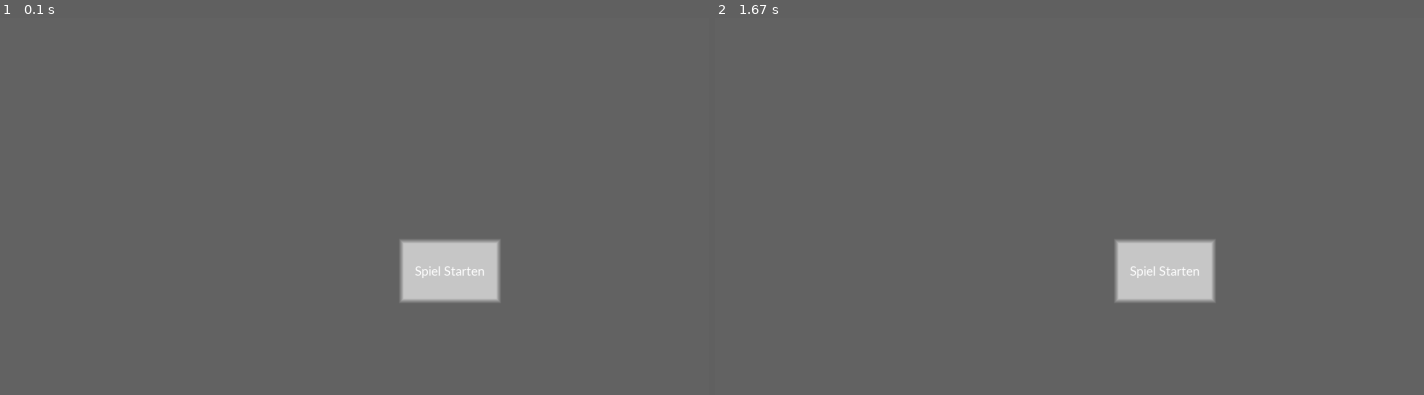
Above: before the commit, frames 1-2 (left to right).
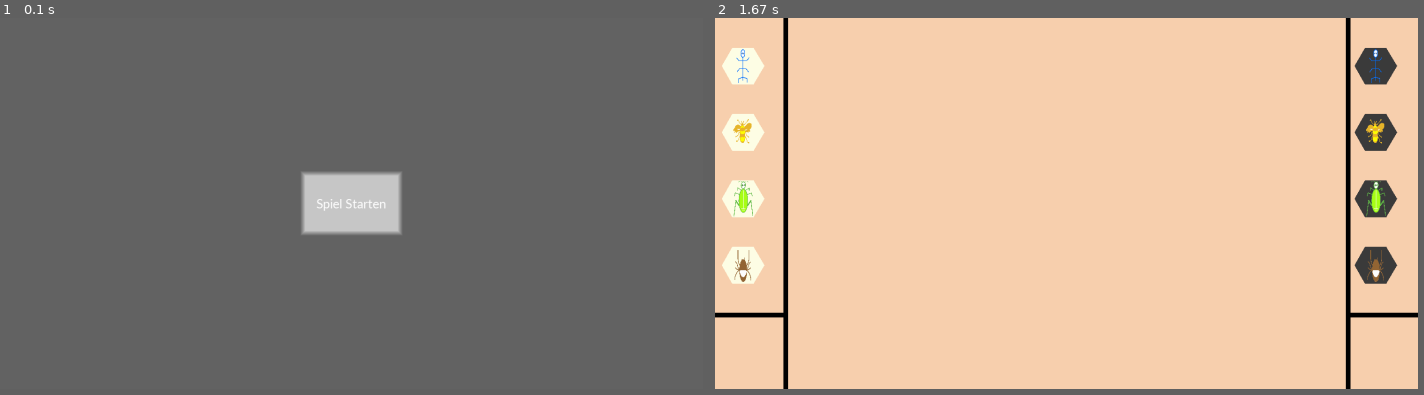
Above: after the commit, the same moments.

Repository: donnyhai/games
Game: pygame game, started from window.py
The game is run twice, just before and just after one commit, with the same random seed, the same clock (stepped at 60 frames per second) and the same inputs.
Inputs (mouse positions are in pixels of both pictures, inside the frame that each line leads up to):
- Up to frame 1 (0.1 s): no input
- Up to frame 2 (1.67 s): click (1069, 202) at 0.38 s
In our replay, the window is 900x506 before the commit and 703x371 after it. These sizes can differ from the game's own. Grey fills any space a smaller window leaves; there, only what the larger window draws over its background counts as a difference.

The runs differ from the first frame. In frame 1, 4.6% of the frame differs, in the area x 42-71%, y 40-76%; in frame 2, 97%, in the area x 0-100%, y 0-99%.

Commit message:
[S] 0109_1300

Diff:
--- a/creating_board.py
+++ b/creating_board.py
@@ -51,11 +51,23 @@
     frame_x_size = surface_width*0.1
     hexa_size = int(frame_x_size*0.3)
     y_distance = int((surface_height-4*hexa_size*3**(0.5))/5)
+    right_frame_translate = (surface_width*0.9, 0)
 
     ant_position = (frame_x_size*0.25, y_distance)
     hopper_position = (frame_x_size/4, 2*y_distance + hexa_size*3**(0.5))
     spider_position = (frame_x_size/4, 3*y_distance + 2*hexa_size*3**(0.5))
     bee_position = (frame_x_size/4, 4*y_distance + 3*hexa_size*3**(0.5))
+
+    if len(color) >= 4 and (sum(color) - color[3] <= 350):
+        ant_position = (ant_position[0] + right_frame_translate[0], ant_position[1] + right_frame_translate[1])
+        hopper_position = (hopper_position[0] + right_frame_translate[0], hopper_position[1] + right_frame_translate[1])
+        spider_position = (spider_position[0] + right_frame_translate[0], spider_position[1] + right_frame_translate[1])
+        bee_position = (bee_position[0] + right_frame_translate[0], bee_position[1] + right_frame_translate[1])
+    elif sum(color) <= 350:
+        ant_position = (ant_position[0] + right_frame_translate[0], ant_position[1] + right_frame_translate[1])
+        hopper_position = (hopper_position[0] + right_frame_translate[0], hopper_position[1] + right_frame_translate[1])
+        spider_position = (spider_position[0] + right_frame_translate[0], spider_position[1] + right_frame_translate[1])
+        bee_position = (bee_position[0] + right_frame_translate[0], bee_position[1] + right_frame_translate[1])
 
     #create/initialize one stone of each type
     ant = hs.hexagon_stone(hexa_size, surface, ant_position, "ant", color)
@@ -69,17 +81,30 @@
     spider.draw_stone(spider_position)
     bee.draw_stone(bee_position)
 
-def draw_insects_images(surface):
+def draw_insects_images(surface, color):
     surface_width = surface.get_width()
     surface_height = surface.get_height()*0.8
     frame_x_size = surface_width*0.1
     hexa_size = int(frame_x_size*0.3)
     y_distance = int((surface_height-4*hexa_size*3**(0.5))/5)
+    right_frame_translate = (surface_width*0.9, 0)
 
     ant_position = (frame_x_size*0.25, y_distance)
     hopper_position = (frame_x_size/4, 2*y_distance + hexa_size*3**(0.5))
     spider_position = (frame_x_size/4, 3*y_distance + 2*hexa_size*3**(0.5))
     bee_position = (frame_x_size/4, 4*y_distance + 3*hexa_size*3**(0.5))
+
+    #Translate the positions of the images/hexas if they are black
+    if len(color) >= 4 and (sum(color) - color[3] <= 350):
+        ant_position = (ant_position[0] + right_frame_translate[0], ant_position[1] + right_frame_translate[1])
+        hopper_position = (hopper_position[0] + right_frame_translate[0], hopper_position[1] + right_frame_translate[1])
+        spider_position = (spider_position[0] + right_frame_translate[0], spider_position[1] + right_frame_translate[1])
+        bee_position = (bee_position[0] + right_frame_translate[0], bee_position[1] + right_frame_translate[1])
+    elif sum(color) <= 350:
+        ant_position = (ant_position[0] + right_frame_translate[0], ant_position[1] + right_frame_translate[1])
+        hopper_position = (hopper_position[0] + right_frame_translate[0], hopper_position[1] + right_frame_translate[1])
+        spider_position = (spider_position[0] + right_frame_translate[0], spider_position[1] + right_frame_translate[1])
+        bee_position = (bee_position[0] + right_frame_translate[0], bee_position[1] + right_frame_translate[1])
 
     #loading the images
     ant_image = pygame.image.load(hive_paths[0])
@@ -100,6 +125,12 @@
     surface.blit(bee_image, bee_position)
 
 
+def create_all_stones(surface, white_color, black_color):
+    draw_insects_hexa(surface, white_color)
+    draw_insects_images(surface, white_color)
+    draw_insects_hexa(surface, black_color)
+    draw_insects_images(surface, black_color)
+
 
 
 #test_image = pygame.image.load(os.path.join("hive", "pictures", "ant.png"))
--- a/window.py
+++ b/window.py
@@ -4,8 +4,8 @@
 pygame.display.init()
 
 #Set window and button sizes
-window_x_size =  1920
-window_y_size = int(window_x_size*9/16)
+window_x_size =  1500
+window_y_size = int(window_x_size*9/16)-50
 window_size = (window_x_size, window_y_size)
 button_x_size = 200
 button_y_size = 120
@@ -36,6 +36,7 @@
                                          0,       "Spiel Starten", (255,255,255))
 
 start_game_mode = True
+first_turn= False
 
 #run the window and wait for mouseclicks or quit
 while True:
@@ -51,9 +52,11 @@
                     pygame.display.set_caption("Spielbrett")
                     cb.color_background(showed_display, background_color2, 128, window_size)
                     cb.set_ingame_frame(showed_display)
-                    cb.draw_insects_hexa(showed_display,(255,255,230))
-                    cb.draw_insects_images(showed_display)
+                    #cb.draw_insects_hexa(showed_display,(255,255,230))
+                    #cb.draw_insects_images(showed_display)
+                    cb.create_all_stones(showed_display, (255,255,230), (60,60,60))
                     start_game_mode = False
+                    first_turn = True
                 else:
                     print("Spiel wird nicht gestartet")
     pygame.display.update()
